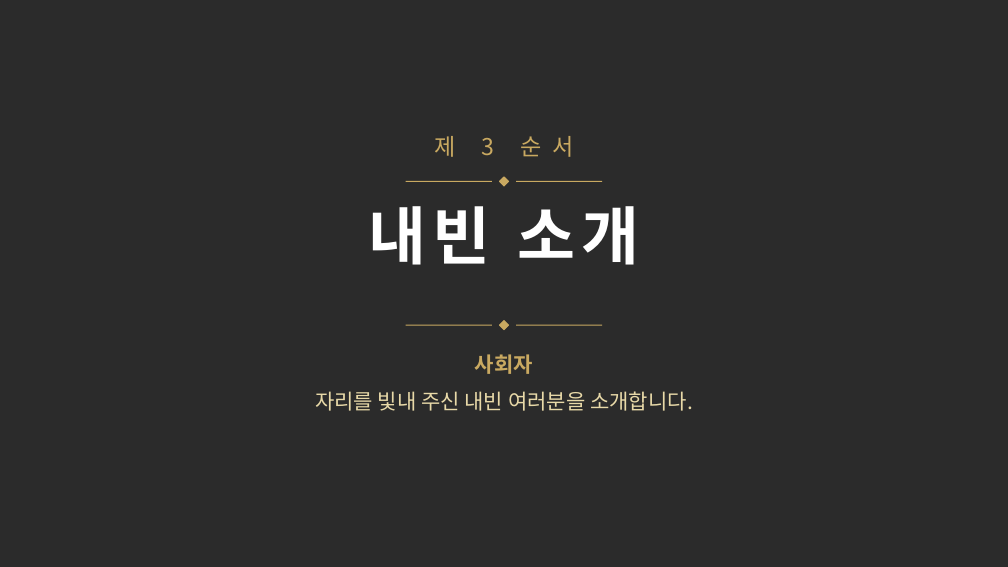
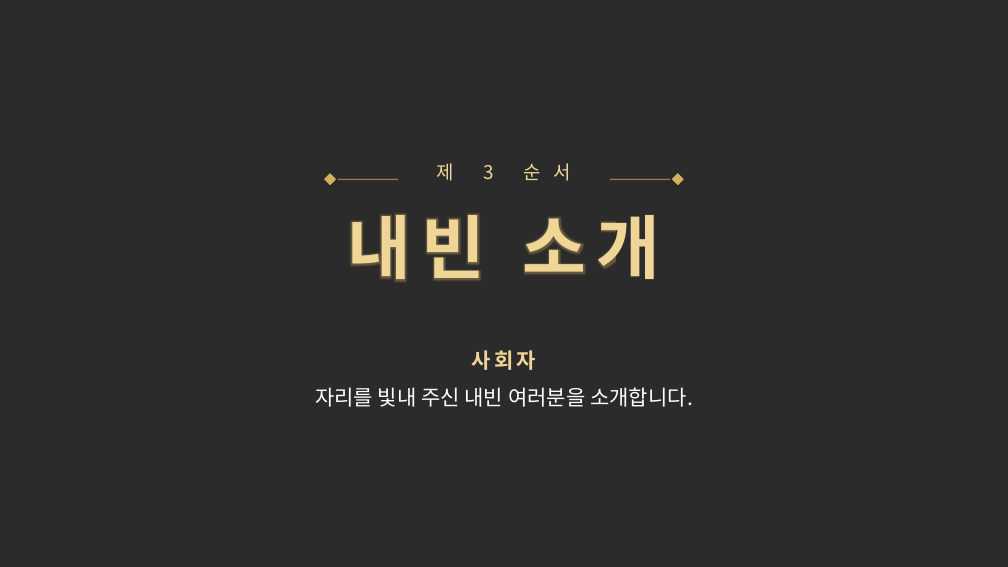
Before and after one commit to bbicoon/bbicoon, a slide deck: slide 6 of events/vip-ceremony/내빈행사_식순.pptx. Drawn at 1008x567 pixels with LibreOffice and Linux fonts; fonts in the diff are those of the drawing; background and template pictures are left out; a plain dark background stands for a picture behind light text. Boxes give left, top, right and bottom in pixels: in the first picture for what was removed or moved away, otherwise in the second. Text is boxed around its words. In the diff, an @@ line names an element or a change of style, - is before the commit and + after.

```diff
--- a/events/vip-ceremony/내빈행사_식순.pptx
+++ b/events/vip-ceremony/내빈행사_식순.pptx
@@ text "제 3 순서": place and size @@
-text "제 3 순서" at (434,136,573,157)
+text "제 3 순서" at (437,163,571,181)
@@ text "제 3 순서" at (437,163,571,181): size 22 to 18 pt, text colour #C9A961 to #F0D696, letter spacing 10 to 12 pt @@
@@ diamond added at (325,174,336,185), fill #D4AF5F, outline #D4AF5F 1 pt @@
@@ line moved from (516, 181) - (603, 181) to (338, 179) - (399, 179) @@
@@ line (338, 179) - (399, 179): stroke #C9A961 1 pt to #D4AF5F 0.75 pt @@
@@ line moved from (406, 325) - (492, 325) to (610, 179) - (671, 179) @@
@@ line (610, 179) - (671, 179): stroke #C9A961 1 pt to #D4AF5F 0.75 pt @@
@@ diamond: place and size @@
-diamond at (500,177,509,186)
+diamond at (673,174,684,185)
@@ diamond at (673,174,684,185): fill #C9A961 to #D4AF5F; outline #C9A961 1 pt to #D4AF5F 1 pt @@
@@ title "내빈 소개": place and size @@
-title "내빈 소개" at (368,206,639,265)
+title "내빈 소개" at (348,214,660,282)
@@ title "내빈 소개" at (348,214,660,282): size 60 to 66 pt, text colour #FFFFFF to #F0D696, letter spacing 6 to 10 pt @@
@@ line removed from (406, 181) to (492, 181) @@
@@ diamond removed at (500,321,509,330) @@
@@ line removed from (516, 325) to (603, 325) @@
@@ text "사회자" at (315,350,693,407): text colour #C9A961 to #F0D696, letter spacing 0 to 3 pt in "사회자"; text colour #E8D9A8 to #FFFFFF in "자리를 빛내 주신 내빈 여러분을 소개합니다." @@
```
Also in this commit, not shown: 13 other slides changed, 5 other files.
